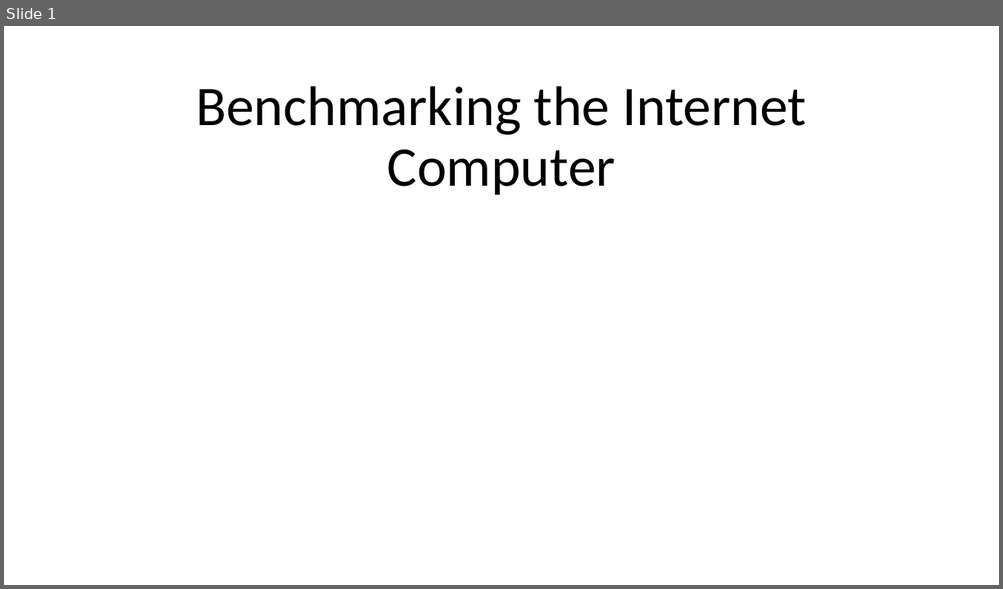
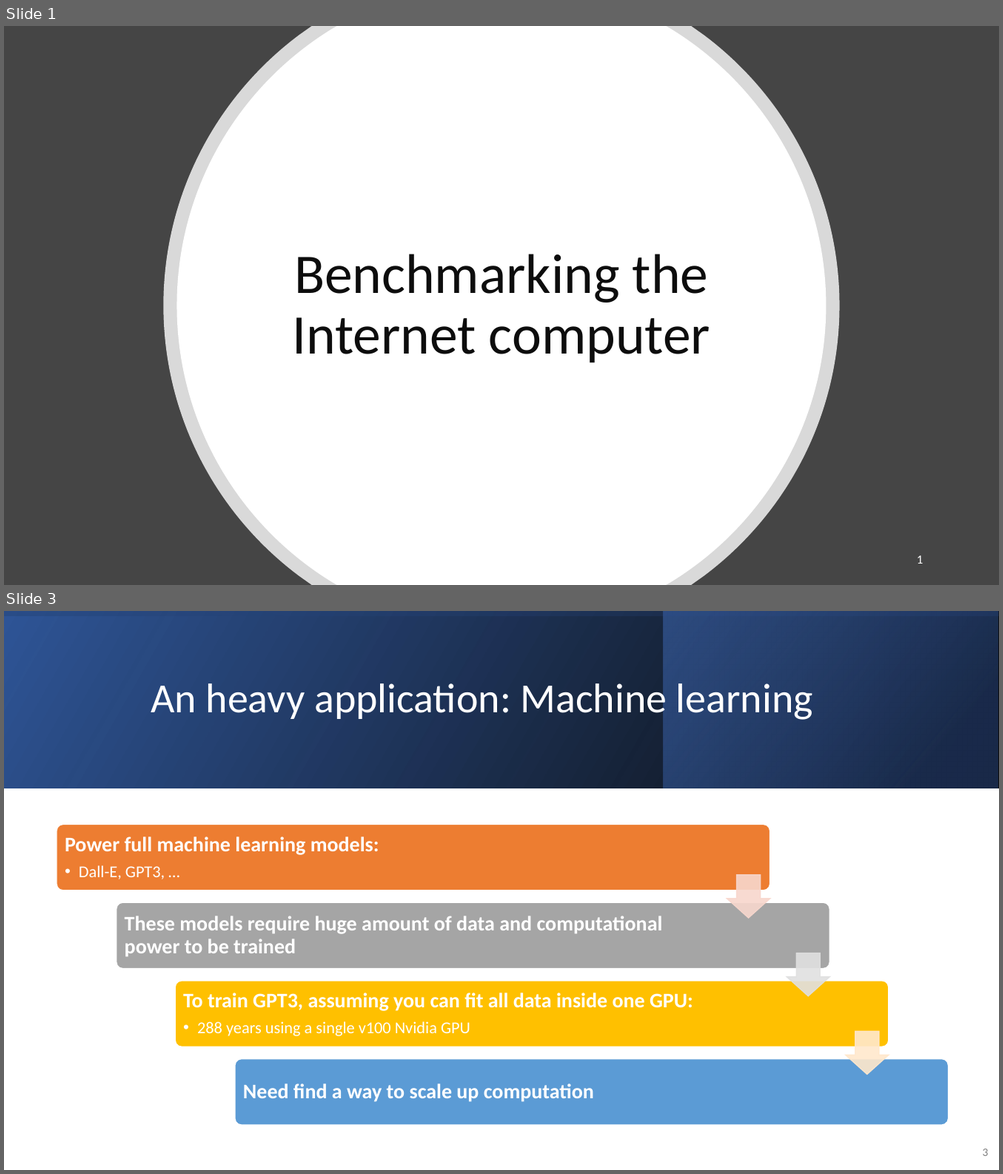
Before and after one commit to douglasbouchet/ML_on_blockchain, a slide deck: Presentation.pptx. Shown one above the other, each under a label of ours: slide 1 before the commit, slides 1 and 3 after it; the slides between them are not shown. The pictures are 1003x589 and 1003x1174 pixels, drawn with LibreOffice and Linux fonts; fonts in the diff are those of the drawing. Boxes give left, top, right and bottom in pixels: in the first picture for what was removed or moved away, otherwise in the second. Text is boxed around its words. In the diff, an @@ line names an element or a change of style, - is before the commit and + after.

```diff
--- a/Presentation.pptx
+++ b/Presentation.pptx
@@ slide 3 added at (x1=4, y1=611, x2=999, y2=1170), background #FFFFFF @@
@@ rectangle added at (x1=4, y1=611, x2=999, y2=788), fill gradient #000000 to #2F5597 @@
@@ rectangle added at (x1=4, y1=611, x2=999, y2=788), fill gradient #2F5597 to #000000 @@
@@ rectangle added at (x1=663, y1=611, x2=998, y2=788), fill gradient #203864 to #4472C4 @@
@@ title added at (x1=151, y1=678, x2=813, y2=722), 40 pt, text #FFFFFF @@
+An heavy application: Machine learning
@@ group added at (x1=57, y1=824, x2=948, y2=1126): 4 rounded rectangles, 4 texts, 3 down arrows @@
+Power full machine learning models:
+  • Dall-E, GPT3, …
+These models require huge amount of data and computational power to be trained
+To train GPT3, assuming you can fit all data inside one GPU:
+  • 288 years using a single v100 Nvidia GPU
+Need find a way to scale up computation
@@ page number added at (x1=982, y1=1149, x2=988, y2=1156), 11 pt, text #808080 @@
+3
@@ slide 1 changed as well @@
@@ background #FFFFFF to #454545 @@
@@ freeform shape added at (x1=164, y1=26, x2=839, y2=585), fill #FFFFFF at 80% opacity @@
@@ freeform shape added at (x1=177, y1=26, x2=826, y2=585), fill #FFFFFF @@
@@ title "Benchmarking the Internet computer" at (x1=292, y1=254, x2=710, y2=363): vertical alignment bottom to middle @@
@@ title at (x1=292, y1=254, x2=710, y2=363): text changed; text colour #000000 to #0D0D0D @@
-Benchmarking the Internet Computer
+Benchmarking the Internet computer
@@ page number added at (x1=916, y1=556, x2=922, y2=564), 12 pt, text #FFFFFF @@
+1
```
Also in this commit, not shown: 13 other slides added, 14 slides removed, 10 other files.
